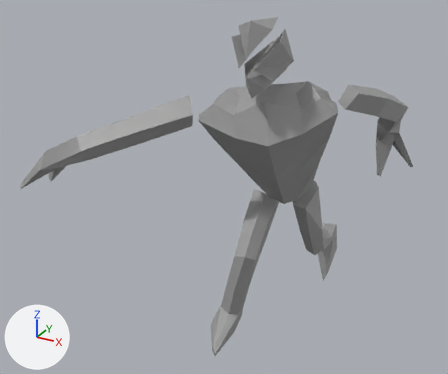
Two versions of the glTF model glb_imports/8164_meshes.glb, one commit apart.
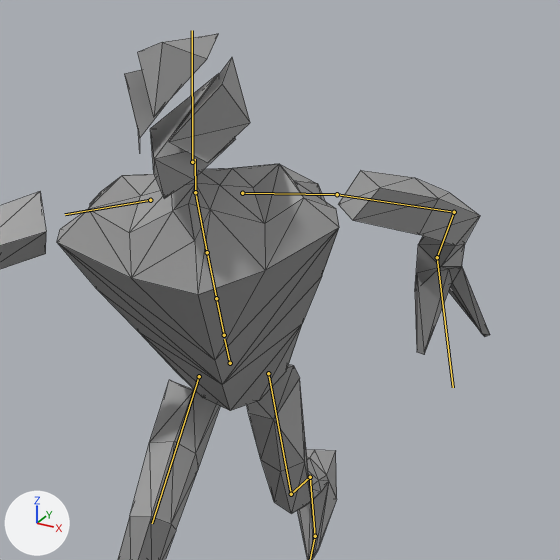
Each version appears first whole from a 50 mm camera at (15.0, -33.0, 26.4) aimed at (-1.9, -2.3, 11.1), and next in a close-up on the part from 38% to 100% of the width and 0% to 74% of the height. Arrows for +X, +Y and +Z are at lower left; the lights stay in place. The last two pictures show the newer version. Both versions are drawn at frame 19 of the action 'TPStrafeSlice'; the numbers are the values there. The bones that change, and the others that lie on the model, are drawn over the model as lines in the close-ups. The close-ups show mesh edges as thin lines.

Names of what the first close-up shows: 'Body.001'.
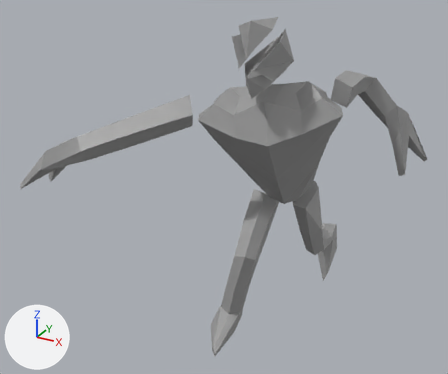
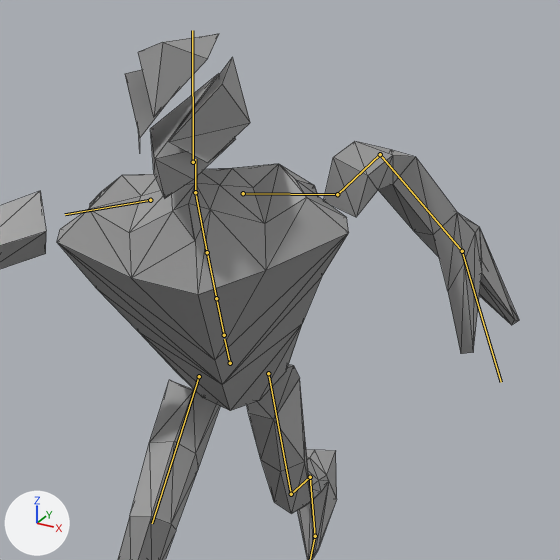
Pixel boxes (x1, y1, x2, y2) of what changed, in the close-ups (560 x 560 px):
'Body.001', posed: before (0, 34, 490, 560); after (0, 34, 519, 560)
bone 'mixamorig:LeftArm', root to tip: before (337, 194) to (454, 212); after (337, 194) to (380, 154)
bone 'mixamorig:LeftForeArm', root to tip: before (454, 212) to (437, 257); after (380, 154) to (462, 251)
bone 'mixamorig:LeftHand', root to tip: before (437, 257) to (453, 387); after (462, 251) to (501, 382)

What the commit changed:
Bone 'mixamorig:LeftArm' (bone_mixamorig_leftarm) turns from (-54, 135, -67) to (40, 42, -39) degrees about its own x, y and z.
Bone 'mixamorig:LeftForeArm' (bone_mixamorig_leftforearm) turns from (1, -1, 52) to (1, -1, 68) degrees about its own x, y and z.
Bone 'mixamorig:LeftHand' (bone_mixamorig_lefthand) turns from (-65, 2, -11) to (16, 38, 40) degrees about its own x, y and z.
